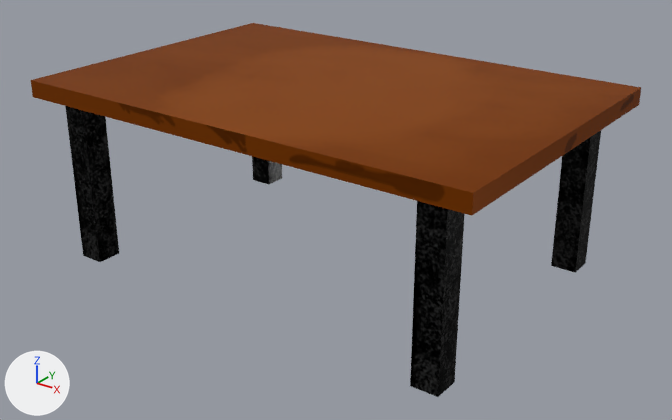
What one commit did to the Blender file Mesa.blend.
The view is the same before and after, from a camera (50 mm lens) standing at (5.36, -4.18, 3.21) and looking at (1.58, 0.93, 0.47). The lights are fixed; the arrows at lower left show +X, +Y and +Z. The same objects are shown in both versions, whatever each file hides.

The first picture shows 'WoodenTable'.
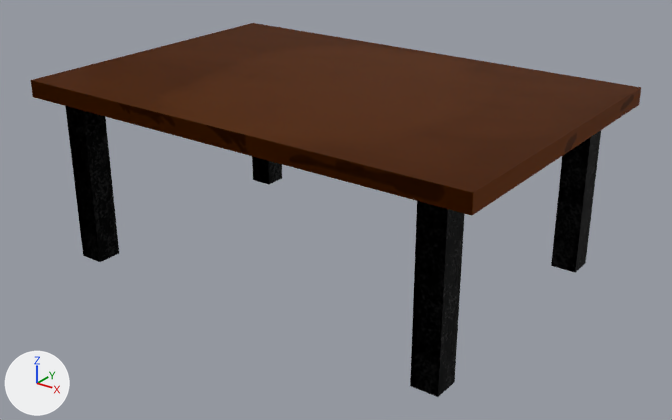
The newer file is also turned or shifted as a whole; pictures and numbers use the older file's frame.

The change in detail:
Material 'MainMaterial' (mat_mainmaterial) is new.
Uses the picture img_atlas_png.
Uses the picture img_metalmap.
Uses the picture img_roughnessmap.
me_cube_001 has 40 vertices, 30 faces and spans x -0.31..3.31, y -0.22..2.22, z -0.64..0.75.
me_cube_001 no longer uses material mat_material.
me_cube_001 now uses material mat_mainmaterial.

Where the change shows, as pixel boxes (x1, y1, x2, y2) in the pictures (672 x 420 px):
'WoodenTable', recoloured
    both: (31, 23, 641, 397)
